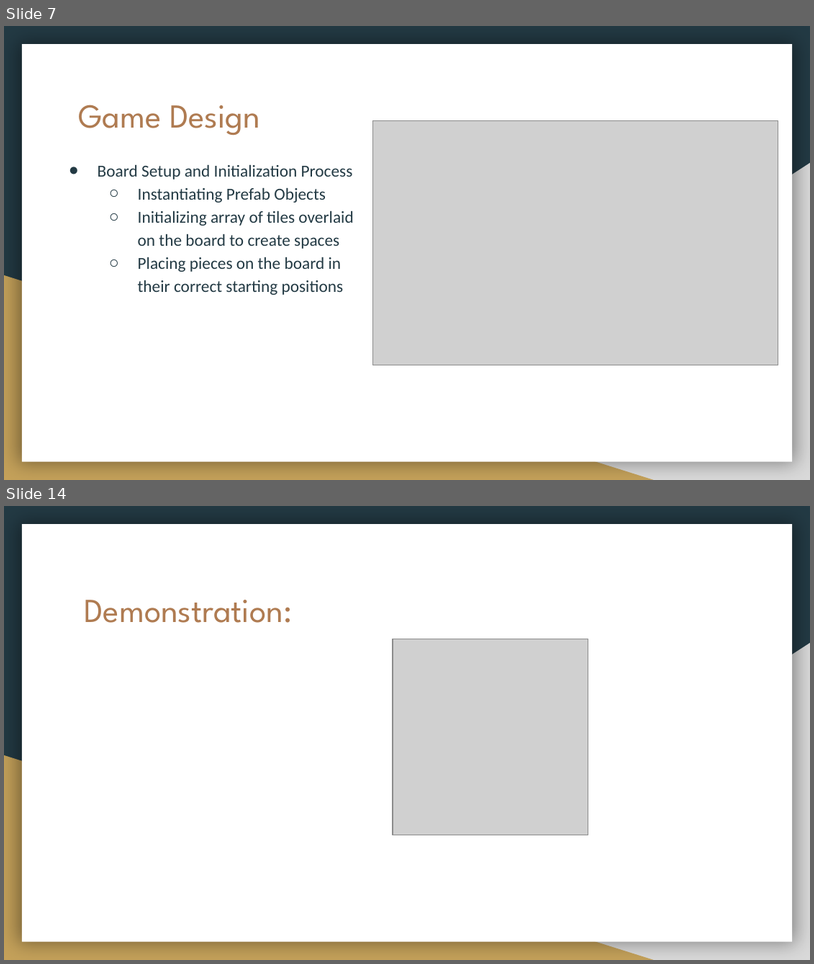
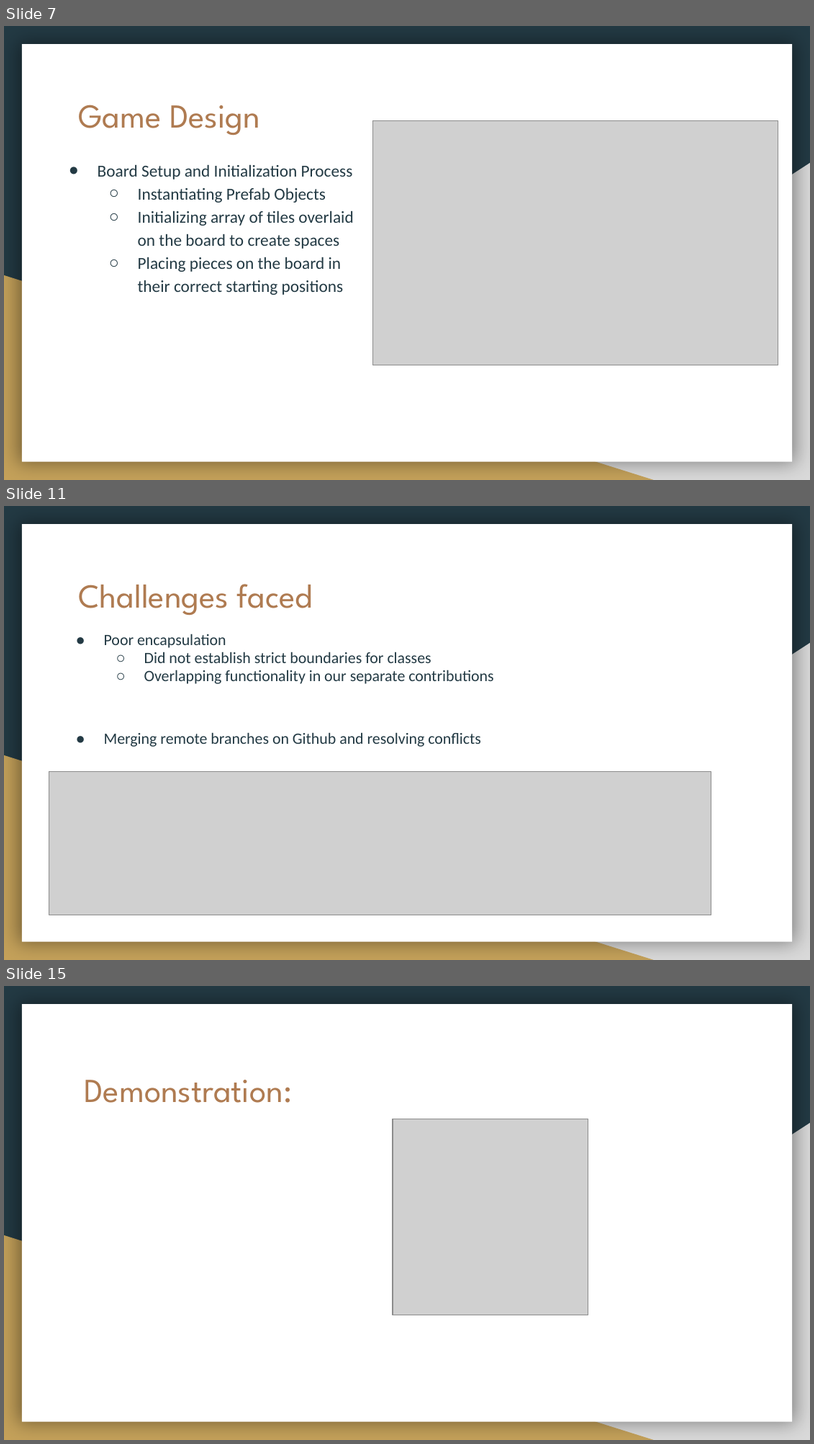
Before and after one commit to shakeebur/CIS434-TermProject-Group1, a slide deck: Project demonstration.pptx. Shown one above the other, each under a label of ours: slides 7 and 14 before the commit, slides 7, 11 and 15 after it; the slides between them are not shown. The pictures are 814x964 and 814x1444 pixels, drawn with LibreOffice and Linux fonts; fonts in the diff are those of the drawing; grey boxes stand for pictures. Boxes give left, top, right and bottom in pixels: in the first picture for what was removed or moved away, otherwise in the second. Text is boxed around its words. In the diff, an @@ line names an element or a change of style, - is before the commit and + after.

```diff
--- a/Project demonstration.pptx
+++ b/Project demonstration.pptx
@@ slide 11 added at [4,506,810,960], background #233A44; not listed: 3 template elements that a slide beside it also shows @@
@@ title added at [78,584,313,615], 30 pt, text #AF7B51 @@
+Challenges faced
@@ text added at [104,633,494,746], 14.1 pt, text #233A44 @@
+● Poor encapsulation
+  ○ Did not establish strict boundaries for classes
+  ○ Overlapping functionality in our separate contributions
+● Merging remote branches on Github and resolving conflicts
@@ picture added at [49,771,711,915] @@
@@ what was slide 14 is now slide 15 @@
```
Also in this commit, not shown: 9 slides changed, 1 other slide added, 1 slide removed.
